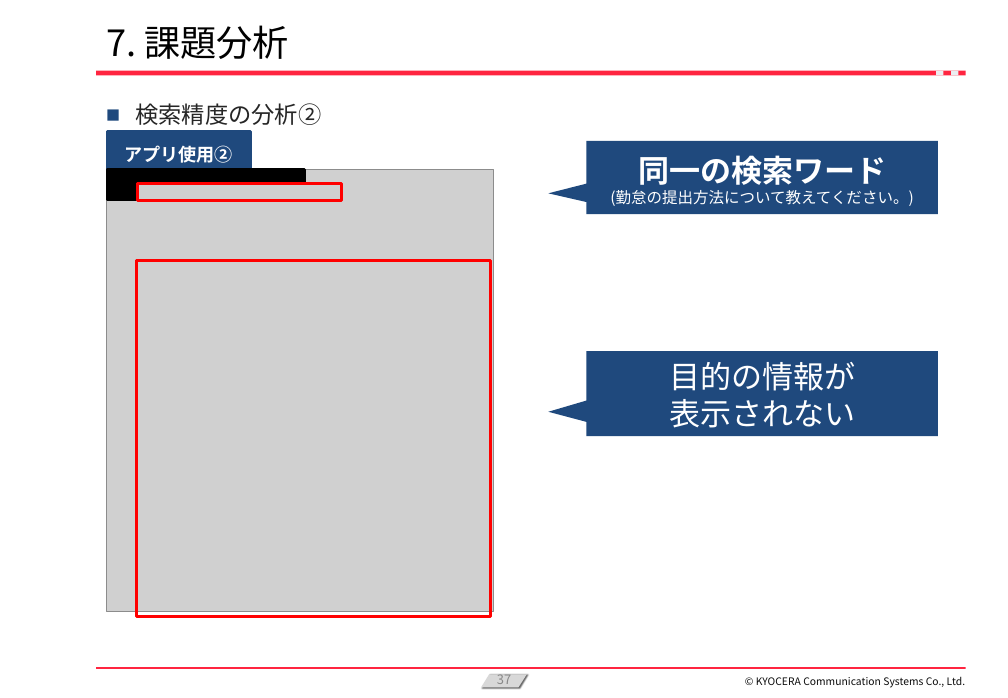
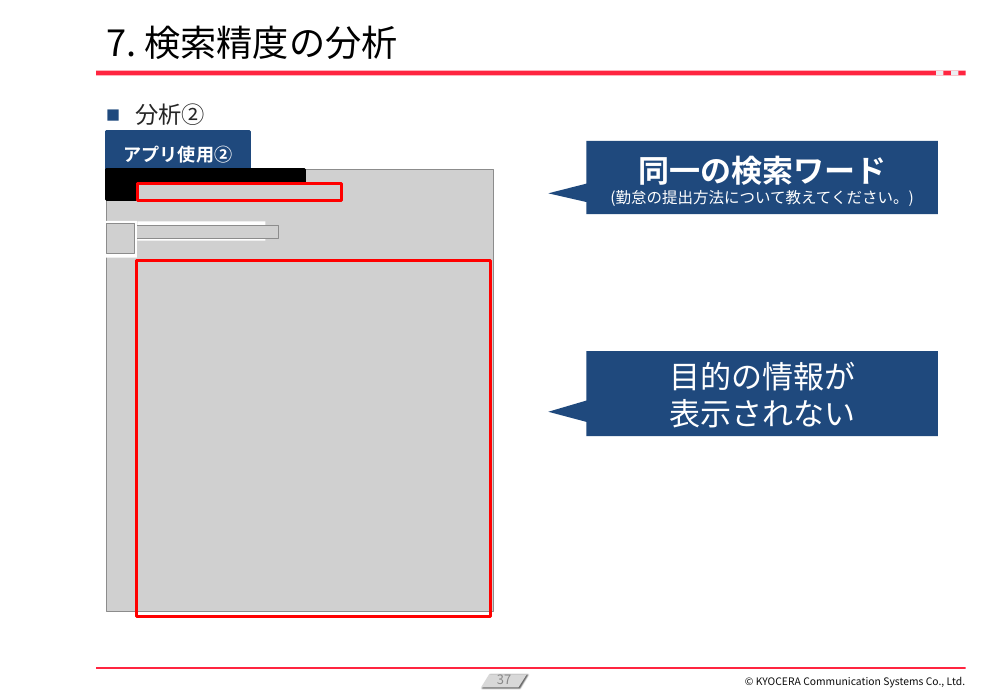
Before and after one commit to KanataOsako/SCSA, a slide deck: slide 37 of src/研究レポート/業務改善【大迫かなた】2024年予選会資料.pptx. Drawn at 1008x698 pixels with LibreOffice and Linux fonts; fonts in the diff are those of the drawing; grey boxes stand for pictures; background and template pictures are left out. Boxes give left, top, right and bottom in pixels: in the first picture for what was removed or moved away, otherwise in the second. Text is boxed around its words. In the diff, an @@ line names an element or a change of style, - is before the commit and + after.

```diff
--- a/src/研究レポート/業務改善【大迫かなた】2024年予選会資料.pptx
+++ b/src/研究レポート/業務改善【大迫かなた】2024年予選会資料.pptx
@@ title at <box>106,25,398,59</box>: text changed @@
-7. 課題分析
+7. 検索精度の分析
@@ text at <box>135,103,205,125</box>: text changed @@
-■ 検索精度の分析②
+■ 分析②
@@ group added at <box>103,221,278,258</box>: 2 rectangles, 2 pictures @@
```
Also in this commit, not shown: 29 other slides changed, 3 slides added, 1 slide removed, 1 other file.
